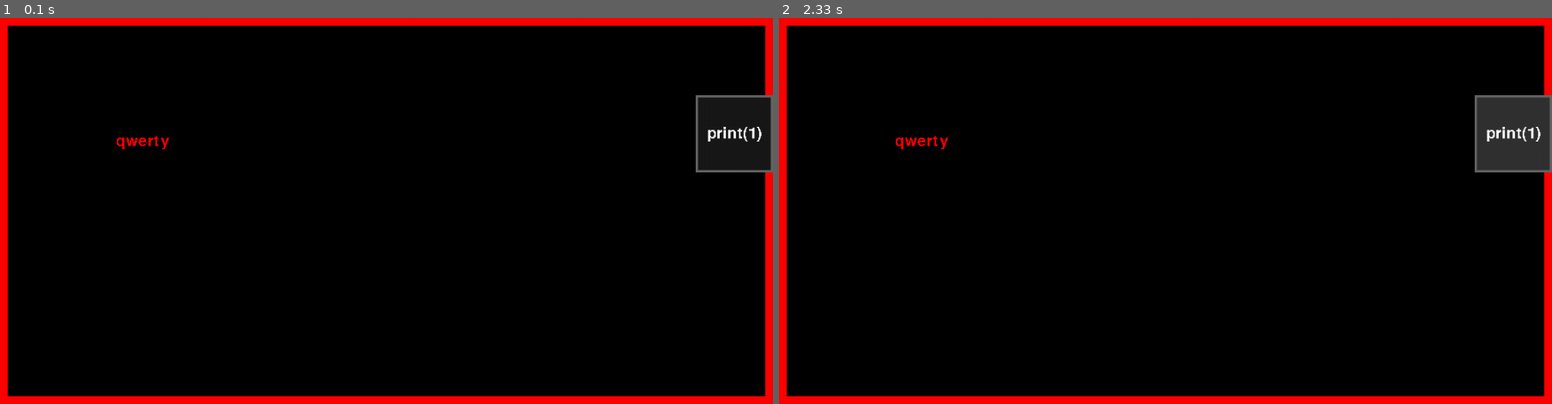
Above: before the commit, frames 1-2 (left to right).
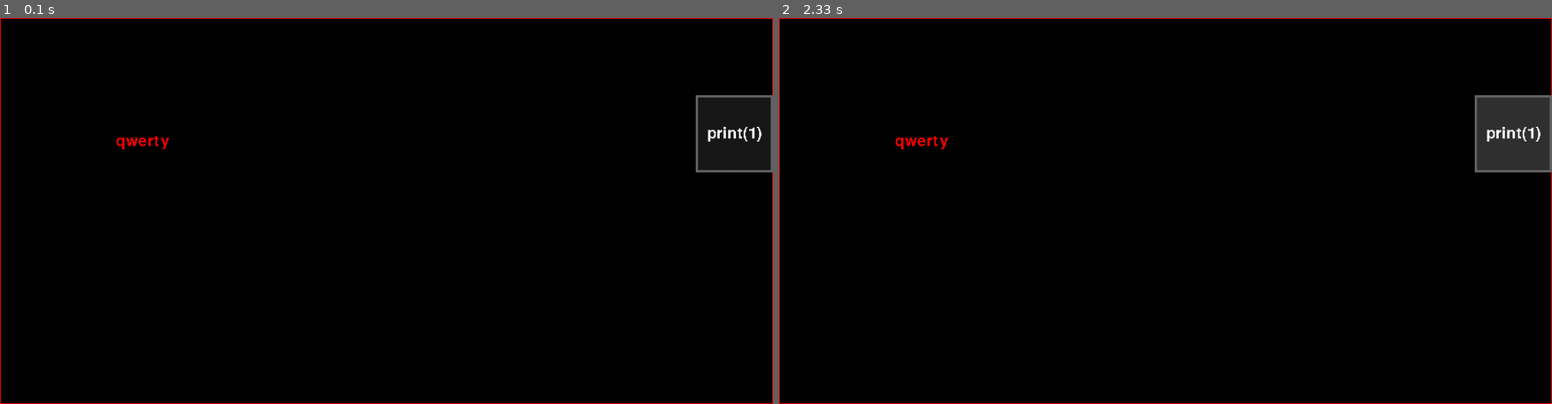
Above: after the commit, the same moments.

Repository: Valdymarych/PythonTest
Game: pygame game, started from E-Olymp.py
Two runs of this game, one before a commit and one after it. Both use one fixed random seed, a clock stepped at 60 frames per second and the inputs below.
Inputs (mouse positions are in pixels of both pictures, inside the frame that each line leads up to):
- Up to frame 1 (0.1 s): no input
- Up to frame 2 (2.33 s): click (1513, 133) at 0.38 s; click (1165, 234) at 0.72 s; click (1513, 133) at 2.05 s

The runs differ from the first frame. In frame 1, 5.7% of the frame differs, in the area x 0-100%, y 0-100%; in frame 2, 5.7%.

Commit message:
покращив SimpleNoise

Diff:
--- a/E-Olymp.py
+++ b/E-Olymp.py
@@ -148,7 +148,7 @@
         self.FPS = 60
         self.BACKGROUND = (0,0,0)
         self.BORDER = (255,0,0)
-        self.BORDER_WIDTH = 10
+        self.BORDER_WIDTH = 1
 
         self.win = display.set_mode(self.WINDOW_SIZE.xy)
         self.clock = time.Clock()
--- a/PerlinNoisePackage.py
+++ b/PerlinNoisePackage.py
@@ -3,13 +3,16 @@
 from pygame import *
 import math as mt
 import time as tm
-class Noise:
-    def __init__(self,WIDTH,HEIGHT,side):
+class SimpleNoise:
+    def __init__(self,WIDTH,HEIGHT,side,smoothing=1):
         self.WIDTH=WIDTH
         self.HEIGHT=HEIGHT
         self.side=side
         self.noiseArray,self.vectors=np.array([]),[]
         self.noiseSurface=Surface((side,side))
+        self.smoothing=smoothing
+
+        self.smooth=lambda t,i: self.smooth(t*t*(3-2*t),i-1) if i>0 else t
         self.generateNoise()
 
     def generateNoise(self):
@@ -17,15 +20,10 @@
         height = self.HEIGHT + self.side - 1 - (self.HEIGHT - 1) % self.side
         vectors = []
         vectorByAngle = lambda alfa: Vector2(mt.sin(alfa), mt.cos(alfa))
-        interpool = lambda t: t * t * (3 - 2 * t)
-        smoother = lambda t: interpool(interpool(interpool(t)))
-        smooth2 = lambda t: smoother(smoother(smoother(t)))
-        smooth = lambda t:interpool(interpool(t))
         for y in range(int(height // self.side + 1)):
             vectors.append([])
             for x in range(int(width // self.side + 1)):
                 vectors[-1].append(vectorByAngle(rd.random() * mt.pi * 2))
-
         result = np.zeros((height, width), dtype=np.float32)
         sector = np.linspace(0, self.side - 1, self.side, dtype=np.float32) / self.side
         sectorX, sectorY = np.meshgrid(sector, sector)
@@ -38,13 +36,13 @@
                 v2x, v2y = vectors[y + 1][x].xy
                 v3x, v3y = vectors[y][x + 1].xy
                 v4x, v4y = vectors[y + 1][x + 1].xy
-                sectorZ1[:, :] = v1x * sectorX + v1y * sectorY + smooth(sectorY) * (
+                sectorZ1[:, :] = v1x * sectorX + v1y * sectorY + self.smooth(sectorY,self.smoothing) * (
                             sectorX * (v2x - v1x) + sectorY * (v2y - v1y) - v2y)
-                sectorZ2[:, :] = v3x * sectorX2 + v3y * sectorY + smooth(sectorY) * (
+                sectorZ2[:, :] = v3x * sectorX2 + v3y * sectorY + self.smooth(sectorY,self.smoothing) * (
                             sectorX2 * (v4x - v3x) + sectorY * (v4y - v3y) - v4y)
 
-                result[y * self.side:(y + 1) * self.side, x * self.side:(x + 1) * self.side] = sectorZ1 + (sectorZ2 - sectorZ1) * smooth(
-                    sectorX)
+                result[y * self.side:(y + 1) * self.side, x * self.side:(x + 1) * self.side] = sectorZ1 + (sectorZ2 - sectorZ1) * self.smooth(
+                    sectorX,self.smoothing)
         result = (result[:self.HEIGHT, :self.WIDTH] - result.min()) / (-result.min() + result.max()) * 255
         result = result.astype(dtype=np.uint8)
         result = np.rot90(result)
@@ -123,7 +121,7 @@
 
         self.noiseSurface=Surface((700,500))
 
-        self.noise=Noise(256,256,16)
+        self.noise=SimpleNoise(256,256,16)
 
     def checkInput(self):
         for even in event.get():
